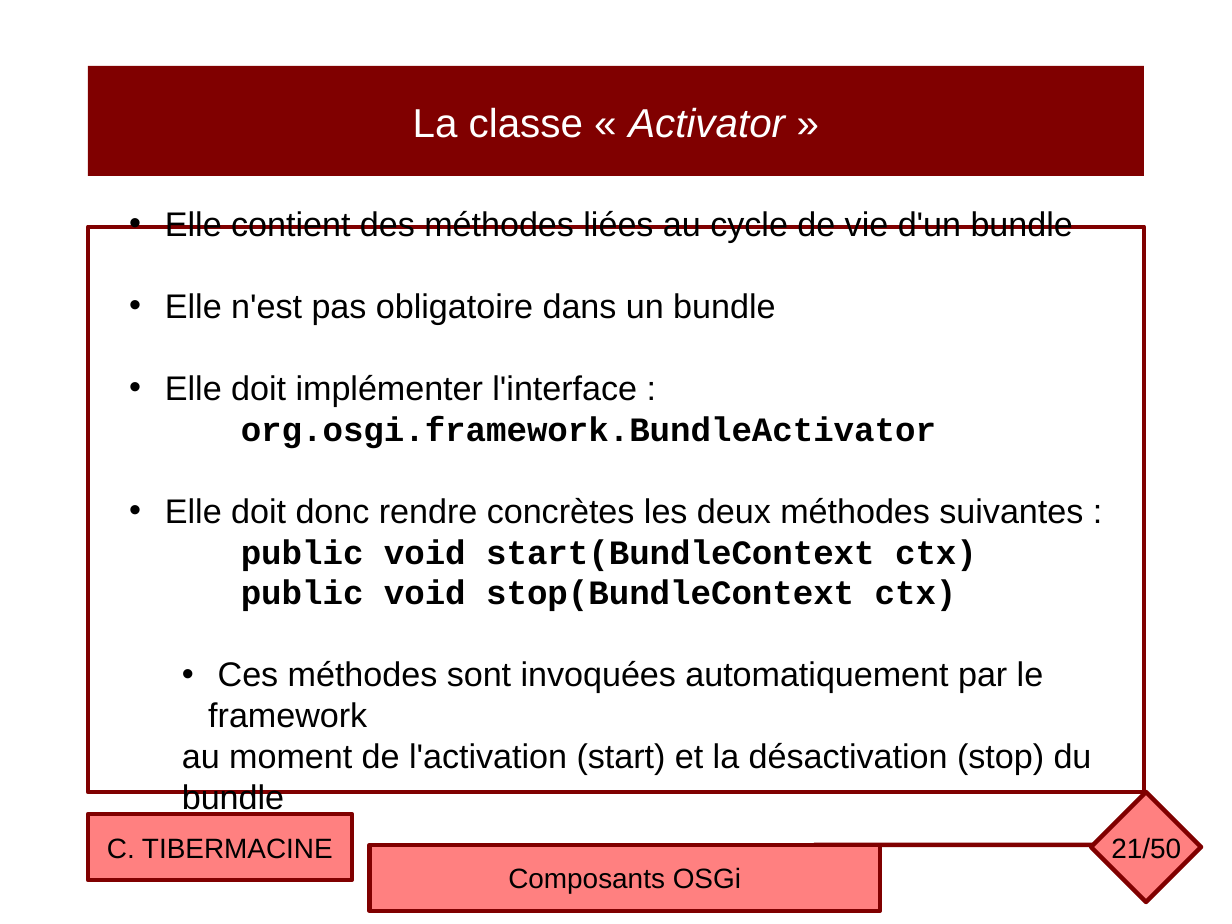
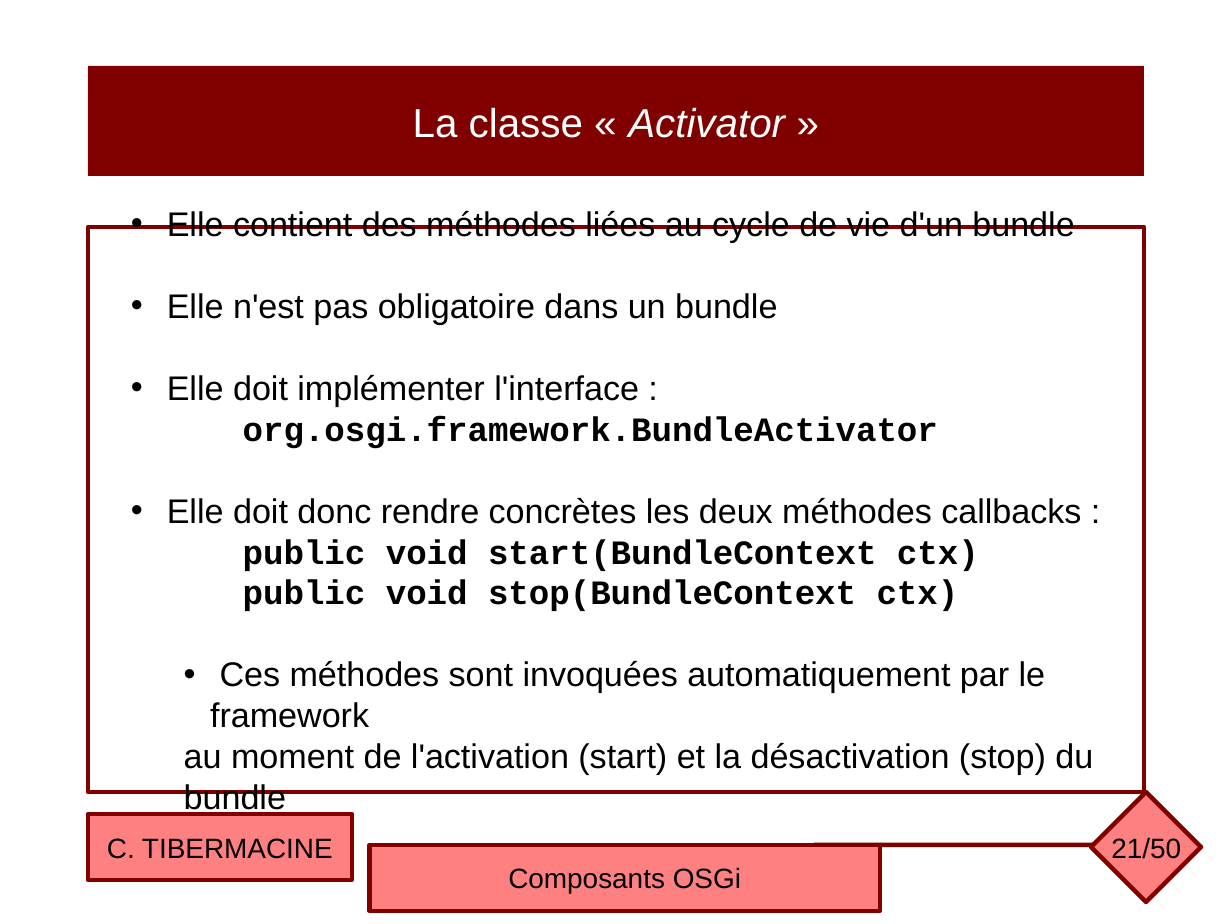
Before and after one commit to ctiber/composants, a slide deck: slide 21 of cours/cours3.odp. Drawn at 1232x924 pixels with LibreOffice and Linux fonts; fonts in the diff are those of the drawing. Boxes give left, top, right and bottom in pixels: in the first picture for what was removed or moved away, otherwise in the second. Text is boxed around its words. In the diff, an @@ line names an element or a change of style, - is before the commit and + after.

```diff
--- a/cours/cours3.odp
+++ b/cours/cours3.odp
@@ text in rectangle at bbox=[167, 498, 1081, 524]: text changed @@
-• Elle doit donc rendre concrètes les deux méthodes suivantes :
+• Elle doit donc rendre concrètes les deux méthodes callbacks :
```
Also in this commit, not shown: 2 other slides changed, 2 other files.
